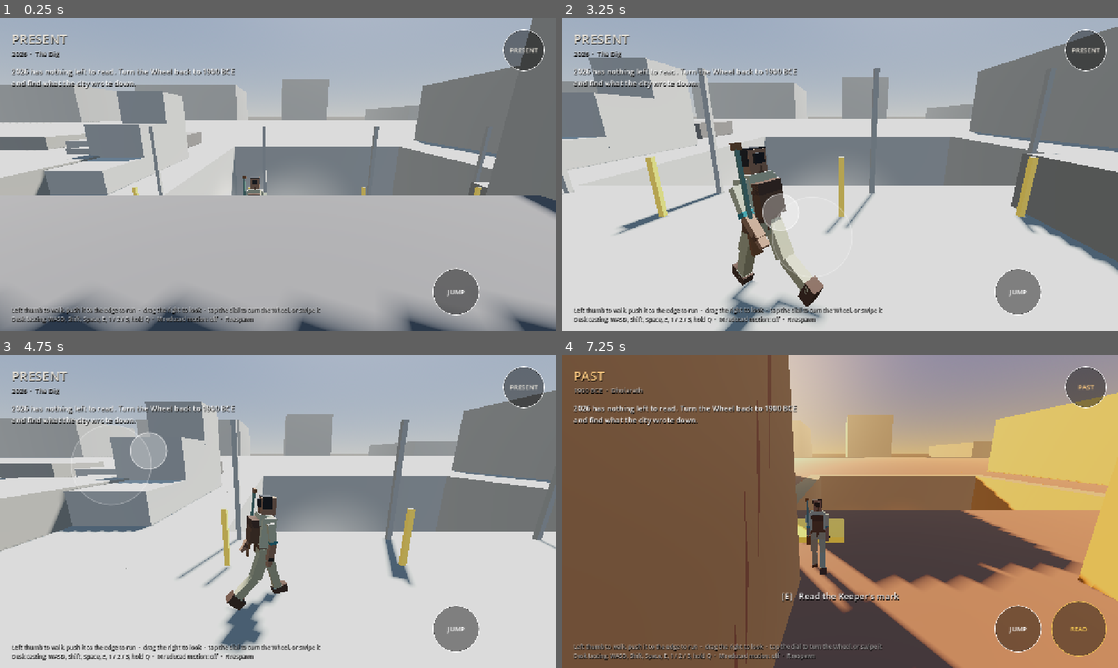
Above: before the commit, frames 1-4 (two rows, left to right).
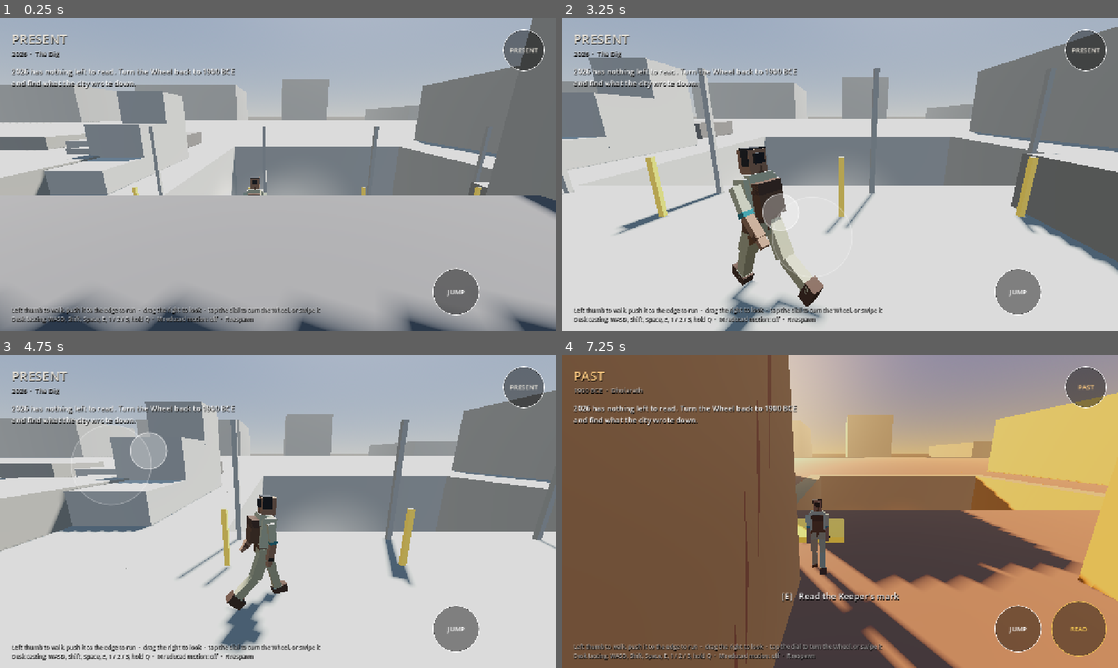
Above: after the commit, the same moments.

Repository: NatchsolutionsAdmin/Kaalchakra
Game: Godot game, scene res://scenes/Main.tscn
Two runs of this game, one before a commit and one after it. Both use one fixed random seed, a clock stepped at 60 frames per second and the inputs below.
Inputs (mouse positions are in pixels of both pictures, inside the frame that each line leads up to):
- Up to frame 1 (0.25 s): no input
- Up to frame 2 (3.25 s): move the mouse to (962, 158) at 0.52 s; hold D (move_right) 0.53-1.25 s; tap 3 (era_future) at 0.6 s; click (962, 158) at 0.67 s; tap Space (jump) at 0.77 s; drag from (728, 190) to (812, 237) at 1.27 s; move the mouse to (895, 105) at 2.02 s; hold D (move_right) 2.03-2.75 s; tap 2 (era_present) at 2.1 s; drag from (812, 237) to (673, 127) at 2.77 s
- Up to frame 3 (4.75 s): move the mouse to (444, 558) at 3.52 s; hold A (move_left) 3.53-4.25 s; hold Shift (sprint) 3.53-4.25 s; tap Space (jump) at 3.77 s; drag from (111, 464) to (194, 433) at 4.27 s
- Up to frame 4 (7.25 s): move the mouse to (867, 511) at 5.02 s; hold S (move_back) 5.03-5.75 s; hold Q (wheel_open) 5.03-5.75 s; click (867, 511) at 5.17 s; drag from (756, 433) to (728, 527) at 5.77 s; move the mouse to (962, 495) at 6.52 s; hold W (move_forward) from 6.53 s (still down); tap 1 (era_past) at 6.6 s; tap Space (jump) at 6.77 s

The runs differ from the first frame. In frame 1, less than 0.1% of the frame differs, in the area x 43-45%, y 50-57%; in frame 2, 0.3%; in frame 3, less than 0.1%; in frame 4, 0.5%, in the area x 43-64%, y 45-100%.

Commit message:
Trowel not shovel, and the game is played rather than watched
Both open questions on the Eva brief are now answered, recorded as decisions
#31 and #32, and applied to the blockout.

The signature tool is a small hand trowel — 20-30 cm, one hand, the kind an
archaeologist scrapes soil with. The long shovel drawn on Sheet C is
superseded. Good call for two reasons beyond the silhouette: it is her late
father's, which is harder to carry off with a full-size spade, and the
excavation the game actually has is brushing and scraping, not shovel digs.
The blockout now wears it on her belt instead of a shovel on her back.

And the game is played, not watched. Only short 5-10 second pre-rendered
stingers at story beats; the Prologue and its branching choices run live.
That resolves the conflict I flagged — the Prologue as built branches twice,
and video cannot branch. It also keeps the download small, and buys the
high-end look exactly where it lands hardest.

One thing to be aware of: Sheet C still DRAWS the shovel, and the brief now
tells the artist to ignore it. That works, but if the sheet is ever
regenerated the trowel should be drawn in, because a sheet and a brief that
disagree is how a freelancer builds the wrong thing.

Diff:
--- a/game/scenes/player/Eva.tscn
+++ b/game/scenes/player/Eva.tscn
@@ -61,6 +61,21 @@
 mesh = SubResource("BoxMesh_unit")
 material_override = ExtResource("ext_dark")
 
+[node name="TrowelHandle" type="MeshInstance3D" parent="Model/Hips"]
+transform = Transform3D(0.03, 0, 0, -0, 0.09, 0, 0, 0, 0.03, -0.175, -0.015, 0.055)
+mesh = SubResource("BoxMesh_unit")
+material_override = ExtResource("ext_patina")
+
+[node name="TrowelFerrule" type="MeshInstance3D" parent="Model/Hips"]
+transform = Transform3D(0.026, 0, 0, -0, 0.02, 0, 0, 0, 0.026, -0.175, -0.065, 0.055)
+mesh = SubResource("BoxMesh_unit")
+material_override = ExtResource("ext_copper")
+
+[node name="TrowelBlade" type="MeshInstance3D" parent="Model/Hips"]
+transform = Transform3D(0.055, 0, 0, -0, 0.105, 0, 0, 0, 0.012, -0.175, -0.125, 0.055)
+mesh = SubResource("BoxMesh_unit")
+material_override = ExtResource("ext_copper")
+
 [node name="Spine" type="Node3D" parent="Model/Hips"]
 transform = Transform3D(1, 0, 0, 0, 1, 0, 0, 0, 1, 0, 0.06, 0)
 
@@ -108,21 +123,6 @@
 transform = Transform3D(0.255, 0, 0, -0, 0.11, 0, 0, 0, 0.115, 0, 0.31, 0.19)
 mesh = SubResource("BoxMesh_unit")
 material_override = ExtResource("ext_boot")
-
-[node name="ShovelShaft" type="MeshInstance3D" parent="Model/Hips/Spine"]
-transform = Transform3D(0.034, 0, 0, -0, 0.8, 0, 0, 0, 0.034, -0.21, 0.3, 0.16)
-mesh = SubResource("BoxMesh_unit")
-material_override = ExtResource("ext_patina")
-
-[node name="ShovelGrip" type="MeshInstance3D" parent="Model/Hips/Spine"]
-transform = Transform3D(0.085, 0, 0, -0, 0.065, 0, 0, 0, 0.034, -0.21, 0.72, 0.16)
-mesh = SubResource("BoxMesh_unit")
-material_override = ExtResource("ext_copper")
-
-[node name="ShovelBlade" type="MeshInstance3D" parent="Model/Hips/Spine"]
-transform = Transform3D(0.1, 0, 0, -0, 0.22, 0, 0, 0, 0.028, -0.21, -0.19, 0.16)
-mesh = SubResource("BoxMesh_unit")
-material_override = ExtResource("ext_copper")
 
 [node name="Head" type="Node3D" parent="Model/Hips/Spine"]
 transform = Transform3D(1, 0, 0, 0, 1, 0, 0, 0, 1, 0, 0.46, 0)
Not shown, changed: art/characters/eva/Eva_Character_Brief.docx
Not shown, changed: docs/DECISIONS.md
Not shown, changed: docs/character-sketch-brief.md
